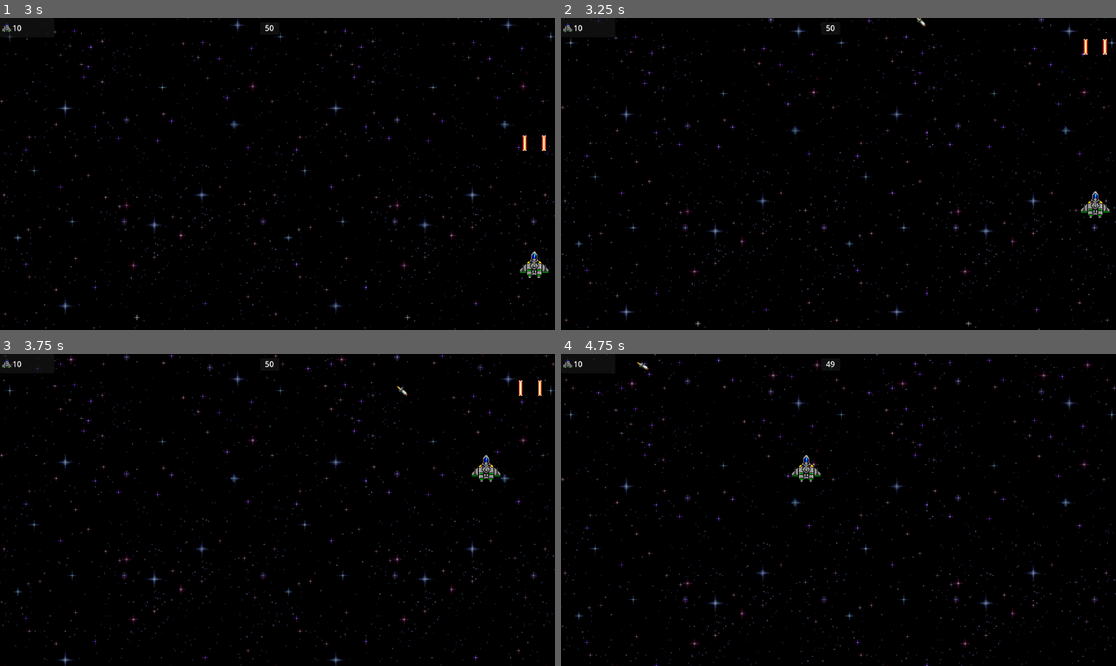
Above: before the commit, frames 1-4 (two rows, left to right).
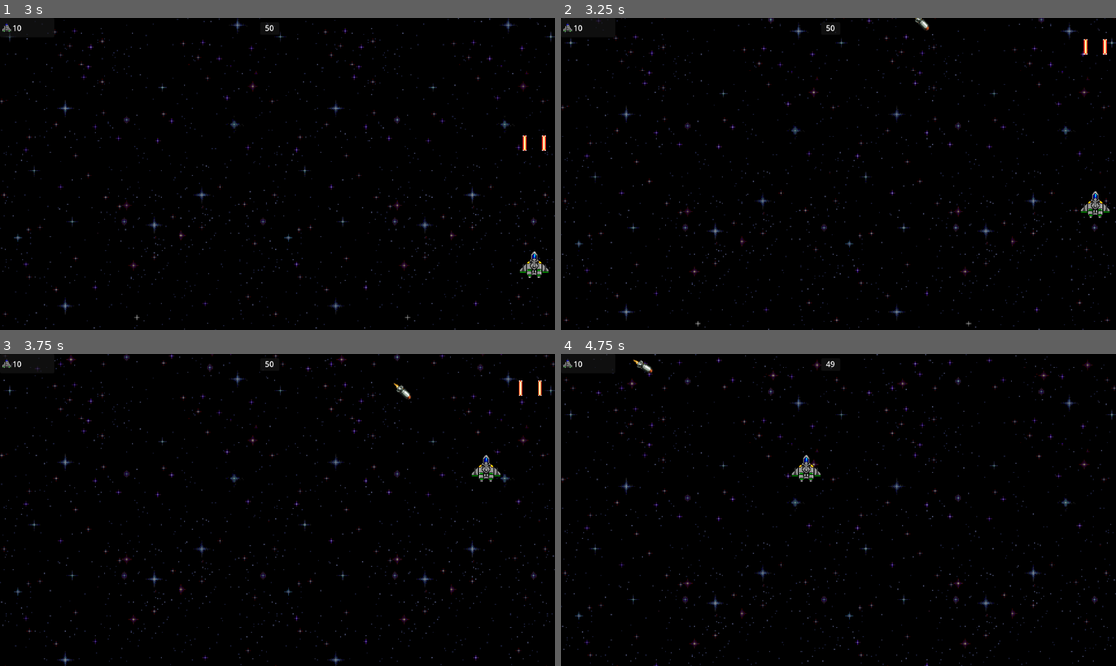
Above: after the commit, the same moments.

Repository: grammidin4eg/StartVoid
Game: Godot game, scene res://scenes/main/main.tscn
Two runs of this game, one before a commit and one after it. Both use one fixed random seed, a clock stepped at 60 frames per second and the inputs below. Sound files missing from this copy of the repository are replaced by a short silence.
Inputs:
- Up to frame 1 (3 s): hold D (right) 0.53-1.28 s; hold Space (fire) 0.53-1.28 s; hold S (down) 1.28-2.03 s; tap Space (fire) at 1.35, 2.85 s; hold D (right) 2.03-2.78 s; hold Space (fire) 2.03-2.78 s; hold W (up) from 2.78 s (still down)
- Up to frame 2 (3.25 s): keep holding W (up)
- Up to frame 3 (3.75 s): release W (up) at 3.53 s; hold A (left) from 3.53 s (still down); hold Space (fire) from 3.53 s (still down)
- Up to frame 4 (4.75 s): keep holding A (left); release Space (fire) at 4.28 s; tap Space (fire) at 4.35 s

Frame 1 is identical in both runs. In frame 2, less than 0.1% of the frame differs, in the area x 63-67%, y 0-5%; in frame 3, less than 0.1%, in the area x 70-75%, y 9-15%; in frame 4, less than 0.1%.

Commit message:
бонус взрыв

Diff:
--- a/scenes/bonus/bonus.gd
+++ b/scenes/bonus/bonus.gd
@@ -2,16 +2,18 @@
 class_name Bonus
 
 const SPEED = 50
-enum BONUS_TYPE { SHIELD, HEART }
+enum BONUS_TYPE { SHIELD, HEART, BOOM }
 
 const BONUSES = [
 	BONUS_TYPE.SHIELD,
-	BONUS_TYPE.HEART
+	BONUS_TYPE.HEART,
+	BONUS_TYPE.BOOM
 ]
 
 const BONUS_TEXTURES = [
 	preload("res://images/bonus_shield.png"),
-	preload("res://images/bonus_hearth.png")
+	preload("res://images/bonus_hearth.png"),
+	preload("res://images/bonus_boom.png")
 ]
 
 signal on_collect(type: BONUS_TYPE)
--- a/scenes/main/main.gd
+++ b/scenes/main/main.gd
@@ -1,5 +1,7 @@
 extends Node2D
 var enemy_count = 50
+
+const LASER_BALL = preload("res://scenes/shots/laser_ball_shot.tscn")
 
 func _ready():
 	_update_aim_counter()
@@ -23,9 +25,19 @@
 func _update_aim_counter():
 	%AimCountLabel.text = str(enemy_count)
 
+func add_laset_ball(vel_vector):
+	var new_ball = LASER_BALL.instantiate()
+	new_ball.global_position = %Player.global_position
+	new_ball.velocity_vector = vel_vector
+	new_ball.power = 5
+	add_child(new_ball)
 
 func _on_bonus_on_collect(type):
-	if type == Bonus.BONUS_TYPE.SHIELD:
-		%Player.set_immortal(4)
-	if type == Bonus.BONUS_TYPE.HEART:
-		%Player.heal(1)
+	match type:
+		Bonus.BONUS_TYPE.SHIELD:
+			%Player.set_immortal(4)
+		Bonus.BONUS_TYPE.HEART:
+			%Player.heal(1)
+		Bonus.BONUS_TYPE.BOOM:
+			for i in 36:
+				add_laset_ball(Vector2.from_angle(i * 10))
--- a/scenes/main/main.tscn
+++ b/scenes/main/main.tscn
@@ -64,6 +64,7 @@
 shape = SubResource("RectangleShape2D_ie2to")
 
 [node name="AudioStreamPlayer" type="AudioStreamPlayer" parent="."]
+volume_db = -10.307
 script = ExtResource("3_e6yu0")
 
 [node name="MiddleLine" type="Area2D" parent="."]
--- /dev/null
+++ b/scenes/shots/laser_ball_shot.tscn
@@ -0,0 +1,16 @@
+[gd_scene load_steps=4 format=3 uid="uid://bge6io7yjrme5"]
+
+[ext_resource type="PackedScene" uid="uid://2f4ka451ginb" path="res://scenes/shots/laser_shot.tscn" id="1_31nse"]
+[ext_resource type="Texture2D" uid="uid://gwdx1xbokten" path="res://images/laser_ball.png" id="2_7wfc3"]
+
+[sub_resource type="CircleShape2D" id="CircleShape2D_txobf"]
+radius = 8.0
+
+[node name="LaserBallShot" instance=ExtResource("1_31nse")]
+is_play_sound = false
+
+[node name="Sprite2D" parent="." index="0"]
+texture = ExtResource("2_7wfc3")
+
+[node name="CollisionShape2D" parent="." index="1"]
+shape = SubResource("CircleShape2D_txobf")
--- a/scenes/shots/laser_shot.gd
+++ b/scenes/shots/laser_shot.gd
@@ -2,11 +2,13 @@
 
 @export var SPEED = 800
 @export var power = 1
+@export var velocity_vector = Vector2.UP
+@export var is_play_sound: bool = true
 
 var is_disable: bool = false
 
 func _physics_process(_delta):
-	velocity = Vector2.UP * SPEED
+	velocity = velocity_vector * SPEED
 	move_and_slide()
 
 	# Посмотрим, какие есть коллизии
@@ -25,4 +27,5 @@
 			collider.hurt(power)
 
 func shoot_sound():
-	$ShootSound.play()
+	if is_play_sound:
+		$ShootSound.play()
--- a/scenes/ufo/torpeda.tscn
+++ b/scenes/ufo/torpeda.tscn
@@ -4,7 +4,7 @@
 [ext_resource type="Texture2D" uid="uid://c25b8de47ypy4" path="res://images/ufo_4.png" id="2_5n732"]
 
 [sub_resource type="RectangleShape2D" id="RectangleShape2D_lh663"]
-size = Vector2(29, 10)
+size = Vector2(49, 18)
 
 [node name="Torpeda" instance=ExtResource("1_05kjj")]
 ANGULAR_SPEED = 0.0
@@ -12,6 +12,7 @@
 
 [node name="Sprite2D" parent="." index="0"]
 rotation = -1.5708
+scale = Vector2(1, 1)
 texture = ExtResource("2_5n732")
 
 [node name="CollisionShape2D" parent="." index="1"]
Binary file changed: images/bonus_boom.png
Binary file added: images/laser_ball.png
Not shown, added: images/laser_ball.png.import
